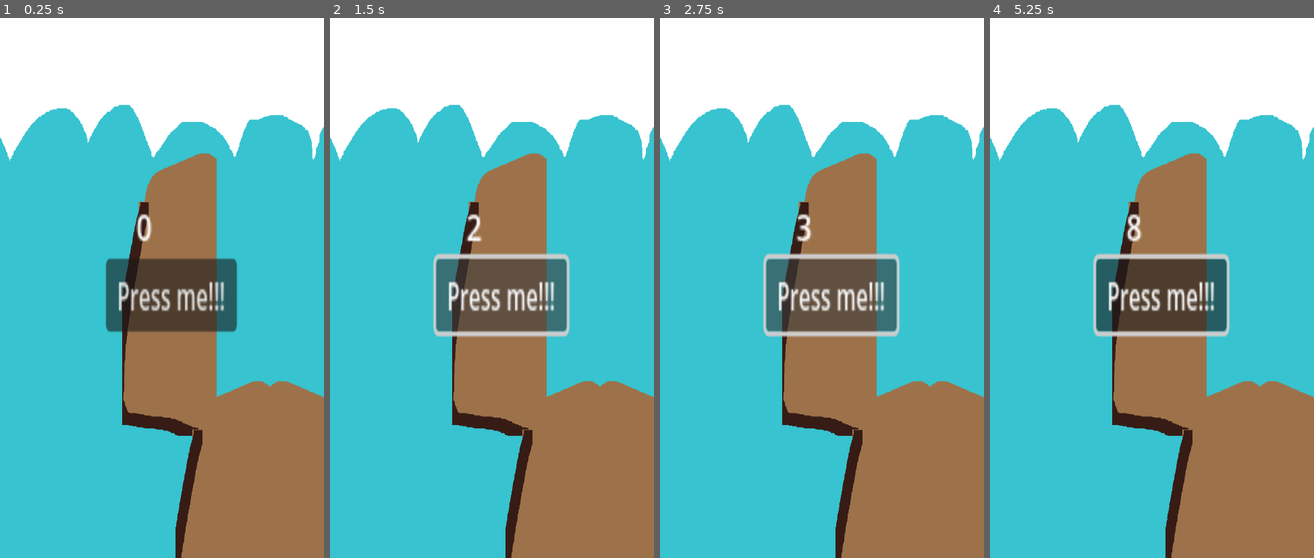
Above: before the commit, frames 1-4 (left to right).
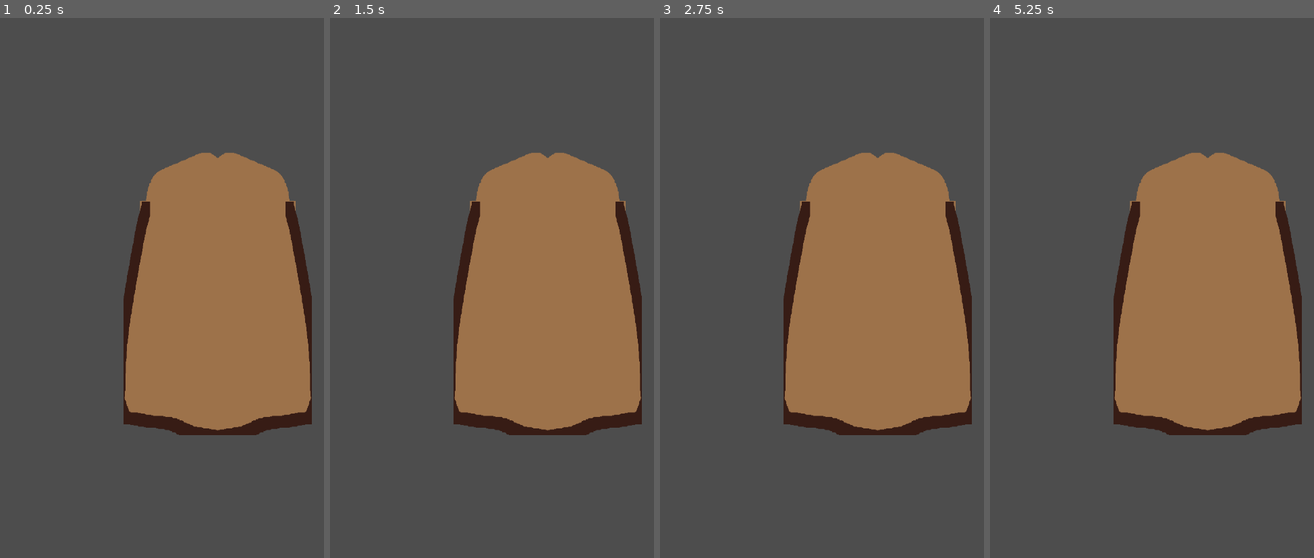
Above: after the commit, the same moments.

Repository: NicoHeinola/BreadSlicerIdle
Game: Godot game, scene res://scripts/scenes/main.tscn
Two runs of this game, one before a commit and one after it. Both use one fixed random seed, a clock stepped at 60 frames per second and the inputs below.
Inputs (mouse positions are in pixels of both pictures, inside the frame that each line leads up to):
- Up to frame 1 (0.25 s): no input
- Up to frame 2 (1.5 s): click (501, 293) at 0.5 s, where only the run before the commit has a clickable "Press me!!!"; click (501, 293) at 1.25 s, where only the run before the commit has a clickable "Press me!!!"
- Up to frame 3 (2.75 s): click (831, 293) at 2 s, where only the run before the commit has a clickable "Press me!!!"
- Up to frame 4 (5.25 s): tap Enter at 2.75, 4.25 s; move the mouse to (1223, 261) at 2.77 s; click (1223, 261) at 2.92 s; tap Space at 3.5, 5 s; move the mouse to (1087, 315) at 3.52 s; click (1087, 315) at 3.67 s; move the mouse to (1184, 169) at 4.27 s; click (1184, 169) at 4.42 s; move the mouse to (1135, 396) at 5.02 s; click (1135, 396) at 5.17 s

The runs differ from the first frame. In frame 1, 89% of the frame differs, in the area x 0-100%, y 0-100%; in frame 2, 89%; in frame 3, 89%; in frame 4, 89%.

Commit message:
Added: Bread slicing

Diff:
--- a/project.godot
+++ b/project.godot
@@ -18,6 +18,7 @@
 [autoload]
 
 Global="*res://scripts/Global.gd"
+BreadTextureDatas="*res://scripts/bread/BreadTextureDatas.gd"
 
 [display]
 
--- a/scripts/bread/Bread.gd
+++ b/scripts/bread/Bread.gd
@@ -1,18 +1,42 @@
-extends Node2D
+extends HBoxContainer
 class_name Bread
-
-var bread_textures: Array = [
-	{
-		"texture": preload("res://graphics/breads/bread-1.png"),
-	}
-]
 
 @onready var image_left_node: Sprite2D = $"ImageLeft"
 @onready var image_right_node: Sprite2D = $"ImageRight"
+
+var active_texture_index: int = 0
+var slice_start_pos: Vector2 = Vector2.ZERO
+
+func get_selected_texture_data() -> Dictionary:
+	return BreadTextureDatas.bread_textures[active_texture_index]
 
 func set_texture(texture: Texture2D) -> void:
 	image_left_node.texture = texture
 	image_right_node.texture = texture
 
 func _ready() -> void:
-	set_texture(bread_textures[0]["texture"])
+	set_texture(get_selected_texture_data()["texture"])
+
+func start_slicing(position: Vector2) -> void:
+	slice_start_pos = position
+
+func end_slicing(position: Vector2) -> void:
+	var y_difference = position.y - slice_start_pos.y;
+	var allowed_offset = 200
+	var texture_height = get_selected_texture_data()["texture"].get_height()
+
+	if y_difference < texture_height - allowed_offset:
+		return
+
+	sliced_bread()
+
+func sliced_bread() -> void:
+	print("Sliced")
+
+func _unhandled_input(event) -> void:
+	if event is InputEventMouseButton:
+		if event.button_index == MOUSE_BUTTON_LEFT:
+			if event.pressed:
+				start_slicing(event.position)
+			else:
+				end_slicing(event.position)
--- a/scripts/bread/Bread.tscn
+++ /dev/null
@@ -1,14 +0,0 @@
-[gd_scene load_steps=2 format=3 uid="uid://bwgsjk8akcba8"]
-
-[ext_resource type="Script" path="res://scripts/bread/Bread.gd" id="1_vmsay"]
-
-[node name="bread" type="Node2D"]
-z_index = 5
-position = Vector2(129, 403)
-script = ExtResource("1_vmsay")
-
-[node name="ImageLeft" type="Sprite2D" parent="."]
-
-[node name="ImageRight" type="Sprite2D" parent="."]
-position = Vector2(232, 0)
-flip_h = true
--- /dev/null
+++ b/scripts/bread/BreadTextureDatas.gd
@@ -0,0 +1,7 @@
+extends Node
+
+var bread_textures: Array = [
+	{
+		"texture": preload("res://graphics/breads/bread-1.png"),
+	}
+]
--- /dev/null
+++ b/scripts/scenes/bread/Bread.tscn
@@ -0,0 +1,22 @@
+[gd_scene load_steps=3 format=3 uid="uid://bwgsjk8akcba8"]
+
+[ext_resource type="Texture2D" uid="uid://d17myda7pwl1t" path="res://graphics/breads/bread-1.png" id="1_ilo54"]
+[ext_resource type="Script" path="res://scripts/bread/Bread.gd" id="1_vmsay"]
+
+[node name="bread" type="HBoxContainer"]
+anchors_preset = 8
+anchor_left = 0.5
+anchor_top = 0.5
+anchor_right = 0.5
+anchor_bottom = 0.5
+grow_horizontal = 2
+grow_vertical = 2
+script = ExtResource("1_vmsay")
+
+[node name="ImageLeft" type="Sprite2D" parent="."]
+texture = ExtResource("1_ilo54")
+
+[node name="ImageRight" type="Sprite2D" parent="."]
+position = Vector2(232, 0)
+texture = ExtResource("1_ilo54")
+flip_h = true
--- a/scripts/scenes/main.tscn
+++ b/scripts/scenes/main.tscn
@@ -1,40 +1,9 @@
-[gd_scene load_steps=4 format=3 uid="uid://dv6mgjn6lm01h"]
+[gd_scene load_steps=2 format=3 uid="uid://dv6mgjn6lm01h"]
 
-[ext_resource type="Texture2D" uid="uid://bw7tav0u2nd85" path="res://graphics/bg/bg-1.png" id="1_140xw"]
-[ext_resource type="PackedScene" uid="uid://bwgsjk8akcba8" path="res://scripts/bread/Bread.tscn" id="2_ef2pw"]
-[ext_resource type="Texture2D" uid="uid://d17myda7pwl1t" path="res://graphics/breads/bread-1.png" id="1_b0jdx"]
-[ext_resource type="Script" path="res://scripts/scenes/Score.gd" id="3_gi4hm"]
+[ext_resource type="PackedScene" uid="uid://bwgsjk8akcba8" path="res://scripts/scenes/bread/Bread.tscn" id="2_ef2pw"]
 
 [node name="Main" type="Node2D"]
 position = Vector2(253, 408)
 scale = Vector2(0.599998, 0.840001)
 
-[node name="Bg-1" type="Sprite2D" parent="."]
-position = Vector2(-41.6667, -15.4762)
-scale = Vector2(1, 1)
-texture = ExtResource("1_140xw")
-expand_mode = 5
-
-[node name="bread" parent="CanvasLayer" instance=ExtResource("2_ef2pw")]
-[node name="Bread-1" type="Sprite2D" parent="."]
-position = Vector2(-3.33334, 1.19046)
-scale = Vector2(1, 1)
-texture = ExtResource("1_b0jdx")
-
-[node name="Score" type="Label" parent="."]
-offset_left = -85.0003
-offset_top = -161.904
-offset_right = -45.0003
-offset_bottom = -138.904
-scale = Vector2(4.21221, 3.85924)
-script = ExtResource("3_gi4hm")
-
-[node name="Button" type="Button" parent="."]
-offset_left = -160.001
-offset_top = -60.7142
-offset_right = -59.0005
-offset_bottom = -29.7142
-scale = Vector2(3.20039, 4.14276)
-text = "Press me!!!"
-
-[connection signal="pressed" from="Button" to="Score" method="_on_button_pressed"]
+[node name="bread" parent="." instance=ExtResource("2_ef2pw")]
Binary file changed: graphics/breads/bread-1.png
